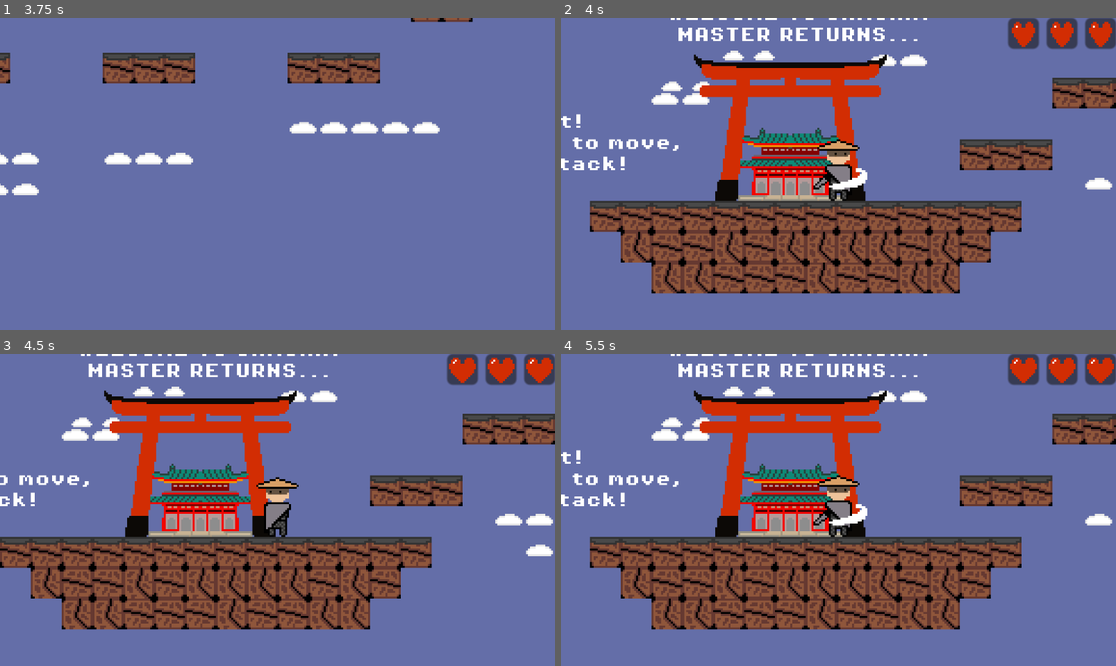
Above: before the commit, frames 1-4 (two rows, left to right).
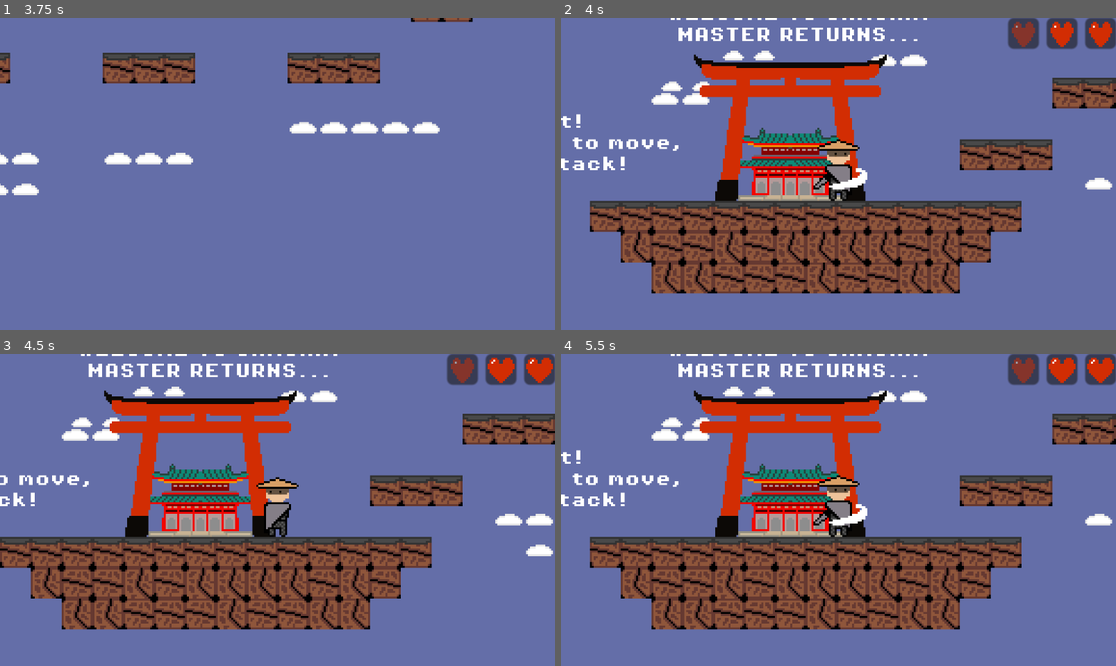
Above: after the commit, the same moments.

Repository: yeetboi-1010/Samurai-Master-Returns
Game: Godot game, scene res://scenes/game.tscn
Two runs of this game, one before a commit and one after it. Both use one fixed random seed, a clock stepped at 60 frames per second and the inputs below.
Inputs:
- Up to frame 1 (3.75 s): tap Enter at 0.5 s; hold Right (move_right) 0.53-2.03 s; tap Z (Attack) at 0.6, 2.1, 3.6 s; tap Up (jump) at 0.77, 1.52, 3.02 s; tap X (EndScreenInput) at 1.35, 2.85 s; hold Left (move_left) 2.03-2.78 s; hold Right (move_right) from 2.78 s (still down)
- Up to frame 2 (4 s): keep holding Right (move_right); tap Up (jump) at 3.77 s
- Up to frame 3 (4.5 s): release Right (move_right) at 4.28 s; hold Left (move_left) from 4.28 s (still down); tap X (EndScreenInput) at 4.35 s
- Up to frame 4 (5.5 s): tap Up (jump) at 4.52 s; release Left (move_left) at 5.03 s; hold Right (move_right) from 5.03 s (still down); tap Z (Attack) at 5.1 s

Frame 1 is identical in both runs. In frame 2, 0.2% of the frame differs, in the area x 81-86%, y 1-10%; in frame 3, 0.3%, in the area x 80-86%, y 1-10%; in frame 4, 0.3%.

Commit message:
FINALLY fixed the HP bug!
Now the HP system works as intended!

Diff:
--- a/scenes/heart_health.tscn
+++ b/scenes/heart_health.tscn
@@ -1,7 +1,8 @@
-[gd_scene load_steps=6 format=3 uid="uid://d0pv24pnb817h"]
+[gd_scene load_steps=8 format=3 uid="uid://d0pv24pnb817h"]
 
 [ext_resource type="Script" uid="uid://owvocc0ceigp" path="res://scripts/heart_health.gd" id="1_2fb0a"]
 [ext_resource type="Texture2D" uid="uid://ceedspeex6ta3" path="res://assets/sprites/HealthSprites/Heart-Sheet.png" id="1_iy8vh"]
+[ext_resource type="Texture2D" uid="uid://c4l0803qmp5vm" path="res://assets/sprites/HealthSprites/Heart_gone.png" id="3_v5gox"]
 
 [sub_resource type="AtlasTexture" id="AtlasTexture_2fb0a"]
 atlas = ExtResource("1_iy8vh")
@@ -10,6 +11,10 @@
 [sub_resource type="AtlasTexture" id="AtlasTexture_v5gox"]
 atlas = ExtResource("1_iy8vh")
 region = Rect2(16, 0, 16, 16)
+
+[sub_resource type="AtlasTexture" id="AtlasTexture_3jxo0"]
+atlas = ExtResource("3_v5gox")
+region = Rect2(0, 0, 16, 16)
 
 [sub_resource type="SpriteFrames" id="SpriteFrames_3jxo0"]
 animations = [{
@@ -23,6 +28,14 @@
 "loop": true,
 "name": &"default",
 "speed": 1.5
+}, {
+"frames": [{
+"duration": 1.0,
+"texture": SubResource("AtlasTexture_3jxo0")
+}],
+"loop": true,
+"name": &"heart_gone",
+"speed": 5.0
 }]
 
 [node name="HeartHealth" type="Panel"]
@@ -33,5 +46,6 @@
 
 [node name="HeartHealth" type="AnimatedSprite2D" parent="."]
 sprite_frames = SubResource("SpriteFrames_3jxo0")
+animation = &"heart_gone"
 autoplay = "default"
 centered = false
--- a/scripts/global.gd
+++ b/scripts/global.gd
@@ -3,7 +3,7 @@
 @export var max_health: int = 3
 @onready var current_health: int = max_health
 
-
+var hearts_container: HBoxContainer #no default value
 var current_checkpoint : Checkpoint
 
 #alternate name for thingy idk
@@ -25,8 +25,10 @@
 	if current_health <= 0:
 		get_tree().change_scene_to_file("res://scenes/game_over_screen.tscn")
 
+
 	else:
 		Global.respawn_player()
+		hearts_container.show_current_hearts(current_health)
 
 func reset_health() -> void:
 	current_health = max_health
--- a/scripts/heart_health.gd
+++ b/scripts/heart_health.gd
@@ -11,3 +11,7 @@
 # Called every frame. 'delta' is the elapsed time since the previous frame.
 func _process(delta: float) -> void:
 	pass
+
+func update_hearts(full: bool):
+	if full: heart_health.play("default")
+	else: heart_health.play("heart_gone")
--- a/scripts/hearts_container.gd
+++ b/scripts/hearts_container.gd
@@ -2,7 +2,7 @@
 
 
 func _ready() -> void:
-	pass
+	Global.hearts_container = self #gives a global reference to me
 
 var heartsUI = preload("res://scenes/heart_health.tscn")
 # Called when the node enters the scene tree for the first time.
Binary file added: assets/sprites/HealthSprites/Heart_gone.png
Not shown, added: assets/sprites/HealthSprites/Heart_gone.png.import
